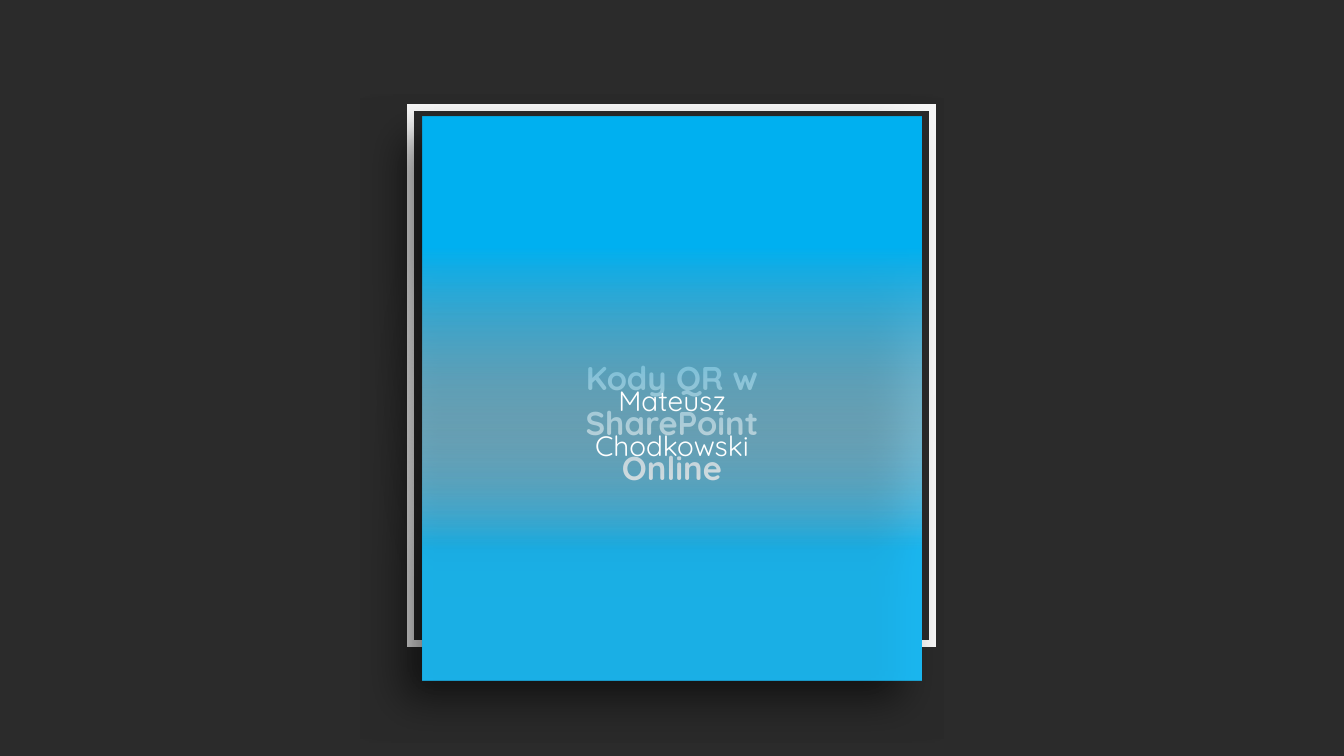
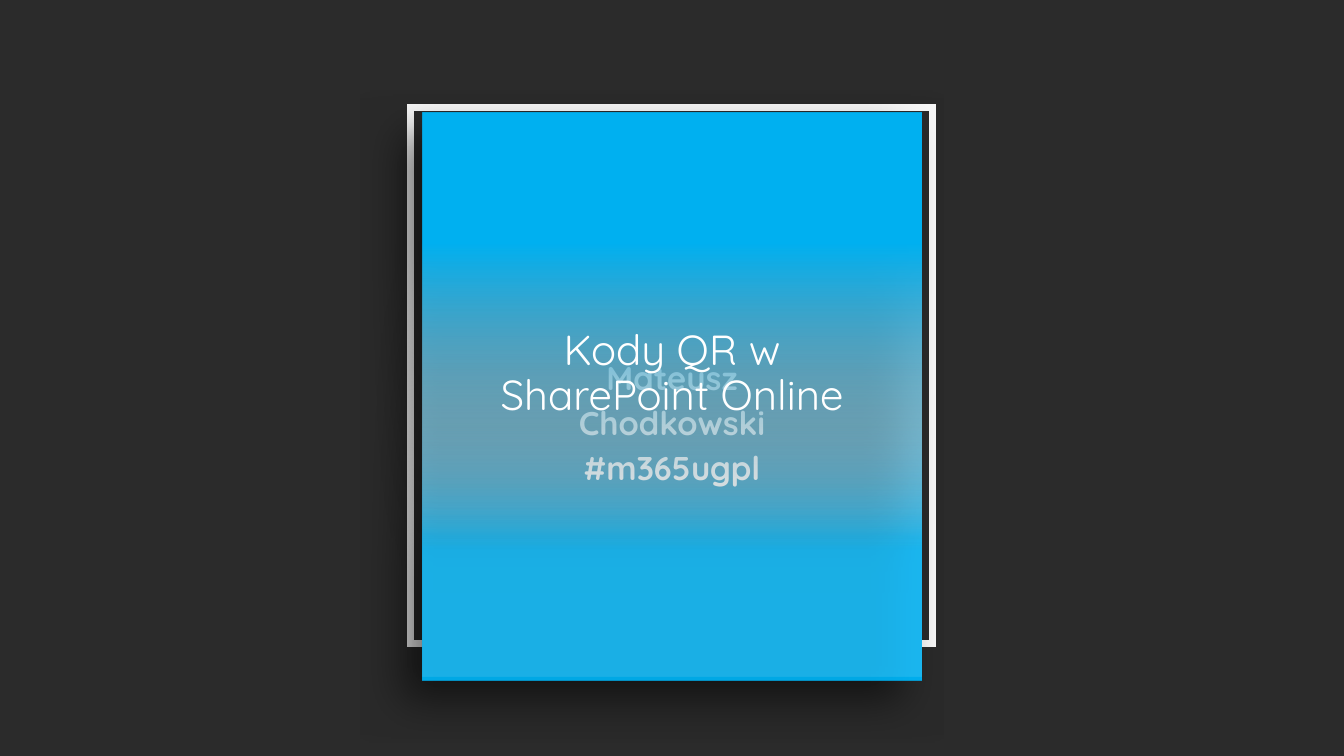
Before and after one commit to chotkos/SPFX_QRCodes, a slide deck: slide 1 of pptx/SPFX - QR Codes in SharePoint.pptx. Drawn at 1344x756 pixels with LibreOffice and Linux fonts; fonts in the diff are those of the drawing; background and template pictures are left out; a plain dark background stands for a picture behind light text. Boxes give left, top, right and bottom in pixels: in the first picture for what was removed or moved away, otherwise in the second. Text is boxed around its words. In the diff, an @@ line names an element or a change of style, - is before the commit and + after.

```diff
--- a/pptx/SPFX - QR Codes in SharePoint.pptx
+++ b/pptx/SPFX - QR Codes in SharePoint.pptx
@@ rectangle: place and size @@
-rectangle at (422,117,922,681)
+rectangle at (422,113,922,677)
@@ text "Kody QR w SharePoint Online": place and size @@
-text "Kody QR w SharePoint Online" at (586,376,759,480)
+text "Kody QR w SharePoint Online" at (501,334,844,421)
@@ text "Kody QR w SharePoint Online" at (501,334,844,421): size 47 to 60 pt, bold off @@
@@ text "Mateusz Chodkowski": place and size @@
-text "Mateusz Chodkowski" at (595,384,749,464)
+text "Mateusz Chodkowski" at (579,356,765,487)
@@ text at (579,356,765,435): size 40 to 47 pt, bold on in "Mateusz Chodkowski" @@
@@ text at (584,456,761,487): paragraph added @@
+#m365ugpl
```
Also in this commit, not shown: 3 other slides changed, 5 slides added, 9 slides removed.
